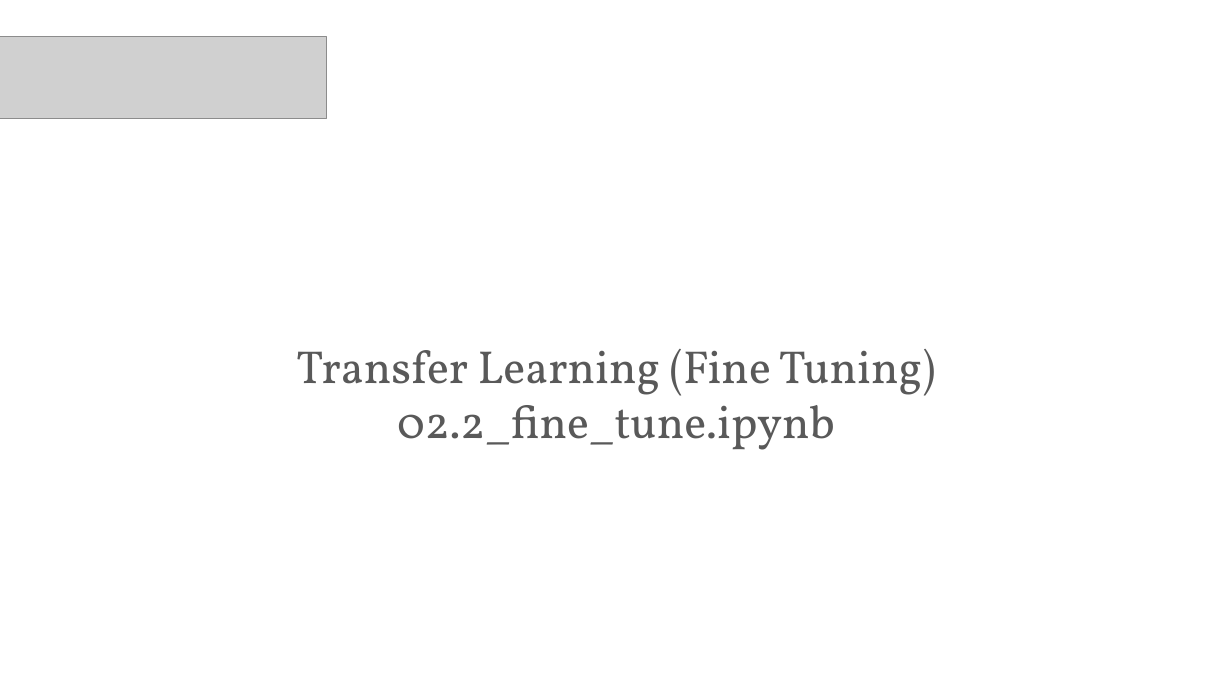
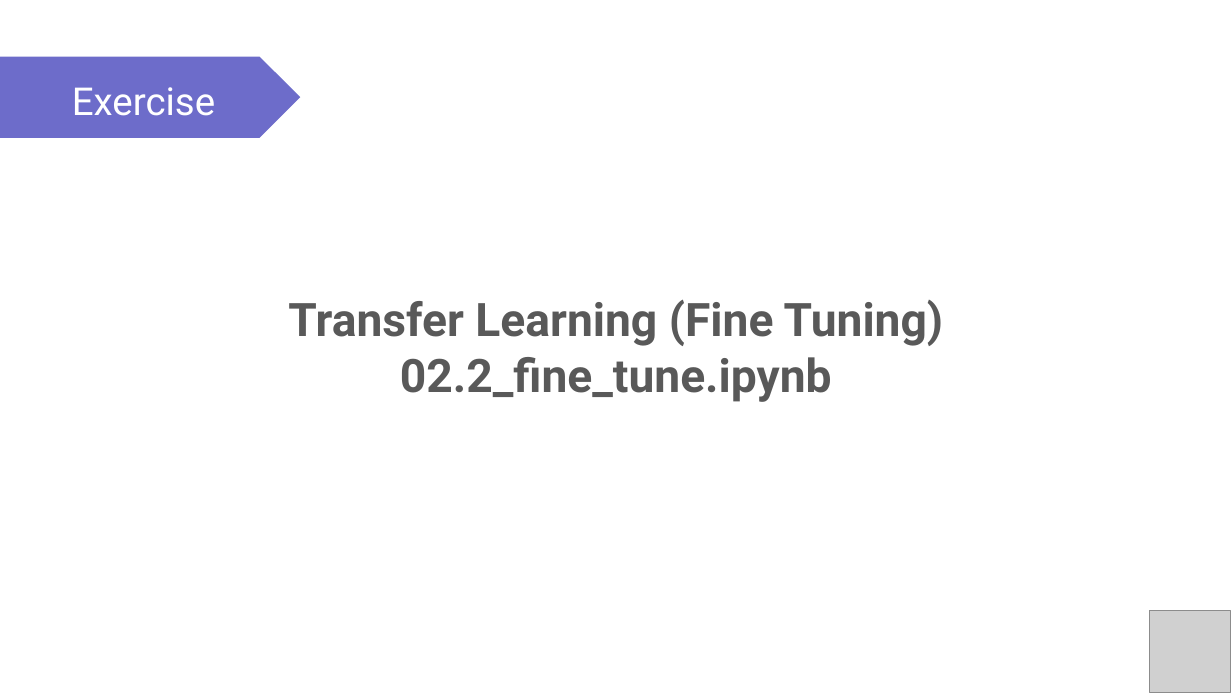
Before and after one commit to PracticumAI/transfer, a slide deck: slide 14 of presentations/02_transfer_learn.pptx. Drawn at 1232x693 pixels with LibreOffice and Linux fonts; fonts in the diff are those of the drawing; grey boxes stand for pictures. Boxes give left, top, right and bottom in pixels: in the first picture for what was removed or moved away, otherwise in the second. Text is boxed around its words. In the diff, an @@ line names an element or a change of style, - is before the commit and + after.

Commit message:
Updated transfer_learn.pptx to new visual standards.

```diff
--- a/presentations/02_transfer_learn.pptx
+++ b/presentations/02_transfer_learn.pptx
@@ picture removed at (0, 37, 327, 118) @@
@@ pentagon arrow added at (0, 56, 300, 138), fill #6D6CCA @@
@@ text added at (72, 87, 215, 116), 30 pt, text #FFFFFF @@
+Exercise
@@ text "Transfer Learning (Fine Tuning)": place and size @@
-text "Transfer Learning (Fine Tuning)" at (296, 349, 936, 450)
+text "Transfer Learning (Fine Tuning)" at (288, 300, 944, 402)
@@ text "Transfer Learning (Fine Tuning)" at (288, 300, 944, 402): font Vollkorn to Roboto, bold on @@
@@ picture added at (1150, 611, 1231, 693) @@
```
Also in this commit, not shown: 14 other slides changed.
